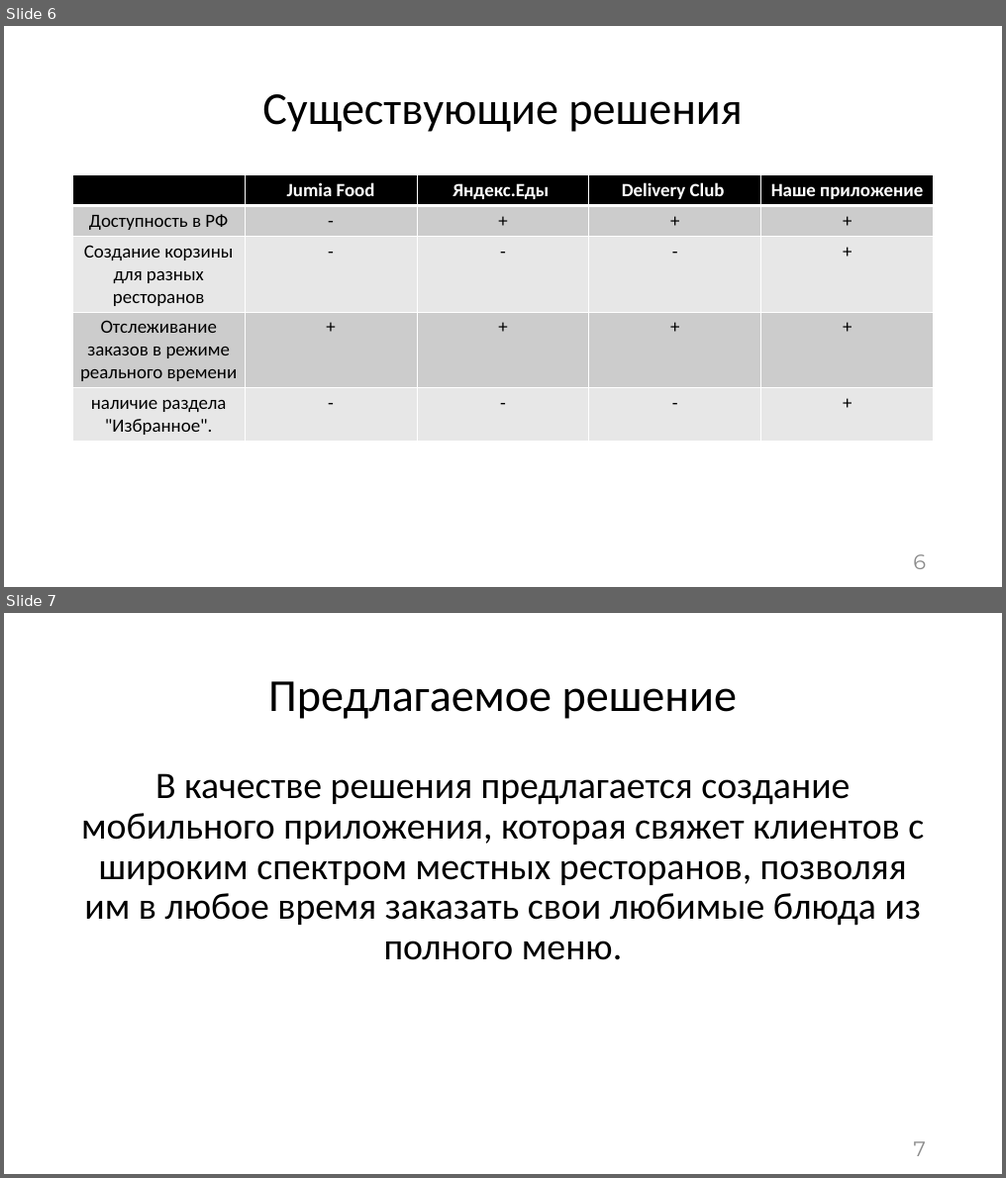
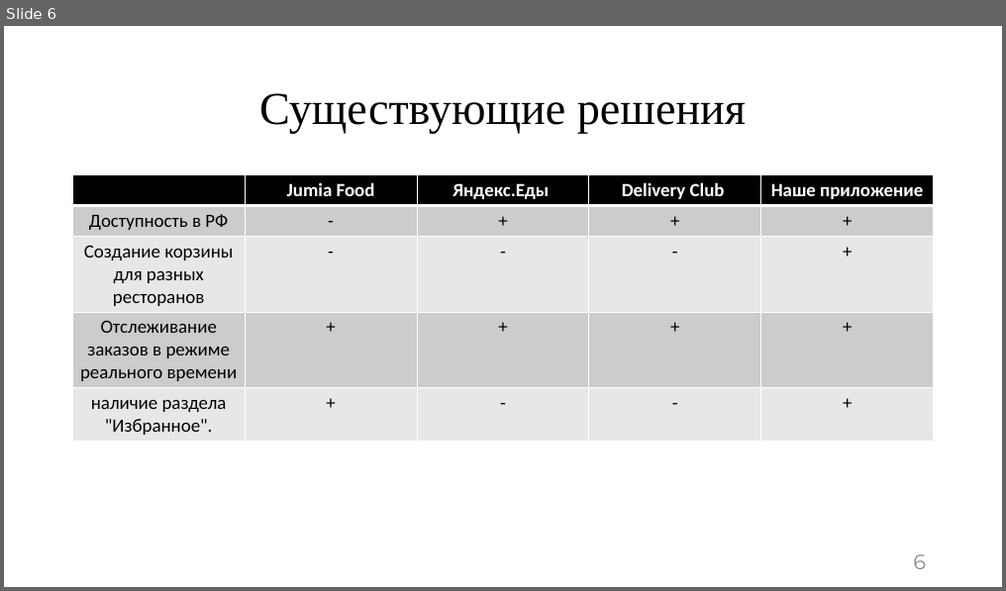
Before and after one commit to asusoft/Diplomnaya, a slide deck: ВКР/Презентация/Презентация к БКР Шеху А.У. ПрИн-467.pptx. Shown one above the other, each under a label of ours: slides 6 and 7 before the commit, slide 6 after it. The pictures are 1006x1178 and 1006x591 pixels, drawn with LibreOffice and Linux fonts; fonts in the diff are those of the drawing. Boxes give left, top, right and bottom in pixels: in the first picture for what was removed or moved away, otherwise in the second. Text is boxed around its words. In the diff, an @@ line names an element or a change of style, - is before the commit and + after.

```diff
--- a/ВКР/Презентация/Презентация к БКР Шеху А.У. ПрИн-467.pptx
+++ b/ВКР/Презентация/Презентация к БКР Шеху А.У. ПрИн-467.pptx
@@ slide 7 removed at (4,613,1002,1174), background #FFFFFF @@
@@ title removed at (268,681,737,719) @@
-Предлагаемое решение
@@ text removed at (81,773,924,960) @@
-В качестве решения предлагается создание мобильного приложения, которая свяжет клиентов с широким спектром местных ресторанов, позволяя им в любое время заказать свои любимые блюда из полного меню.
@@ page number removed at (914,1142,926,1157) @@
-7
@@ slide 6 changed as well @@
@@ title "Существующие решения" at (259,93,746,134): font Calibri to Times New Roman @@
@@ table at (73,175,934,439) @@
-row 5, column 2: -
+row 5, column 2: +
```
Also in this commit, not shown: 10 other slides changed, 6 slides added, 8 other slides removed, 29 other files.
